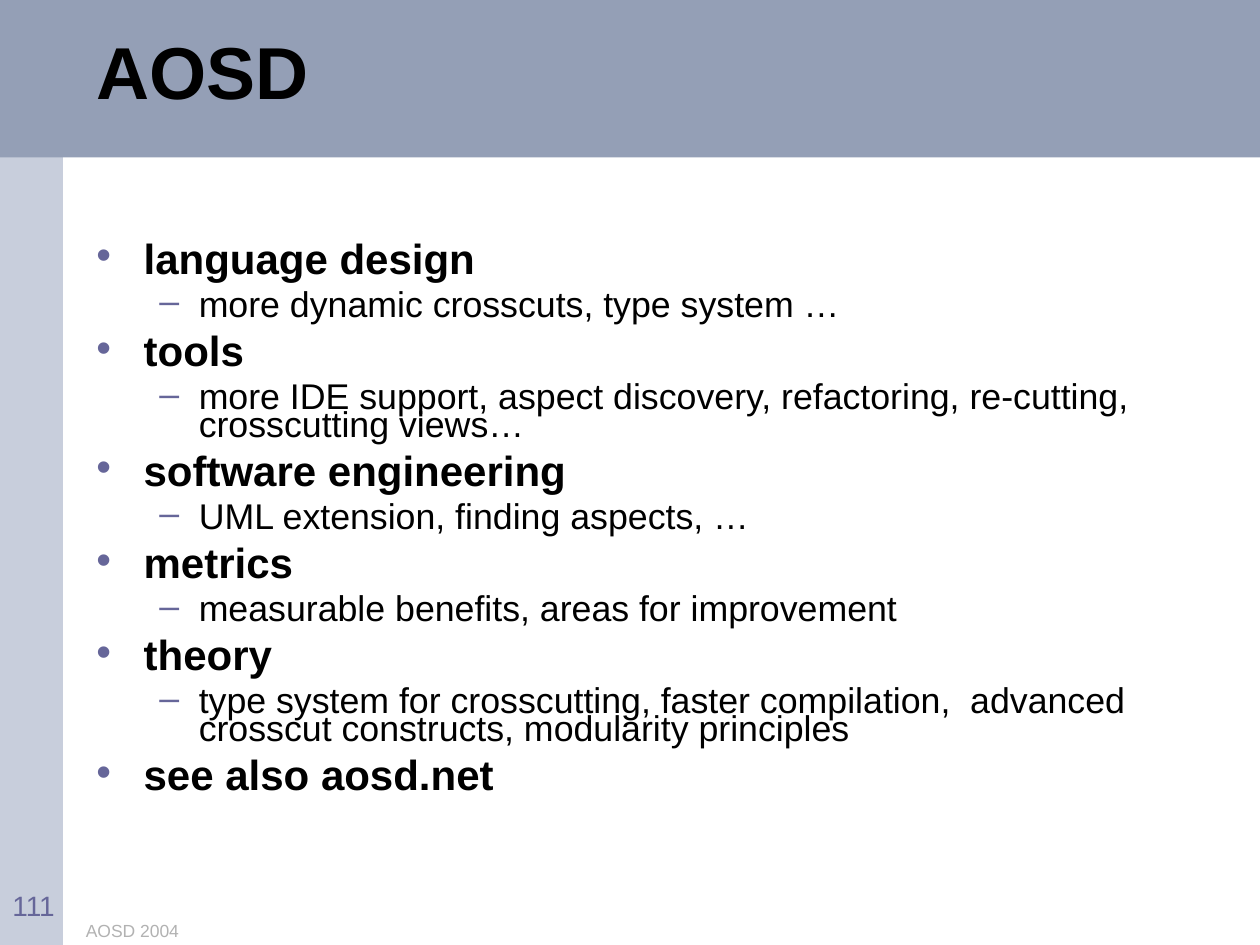
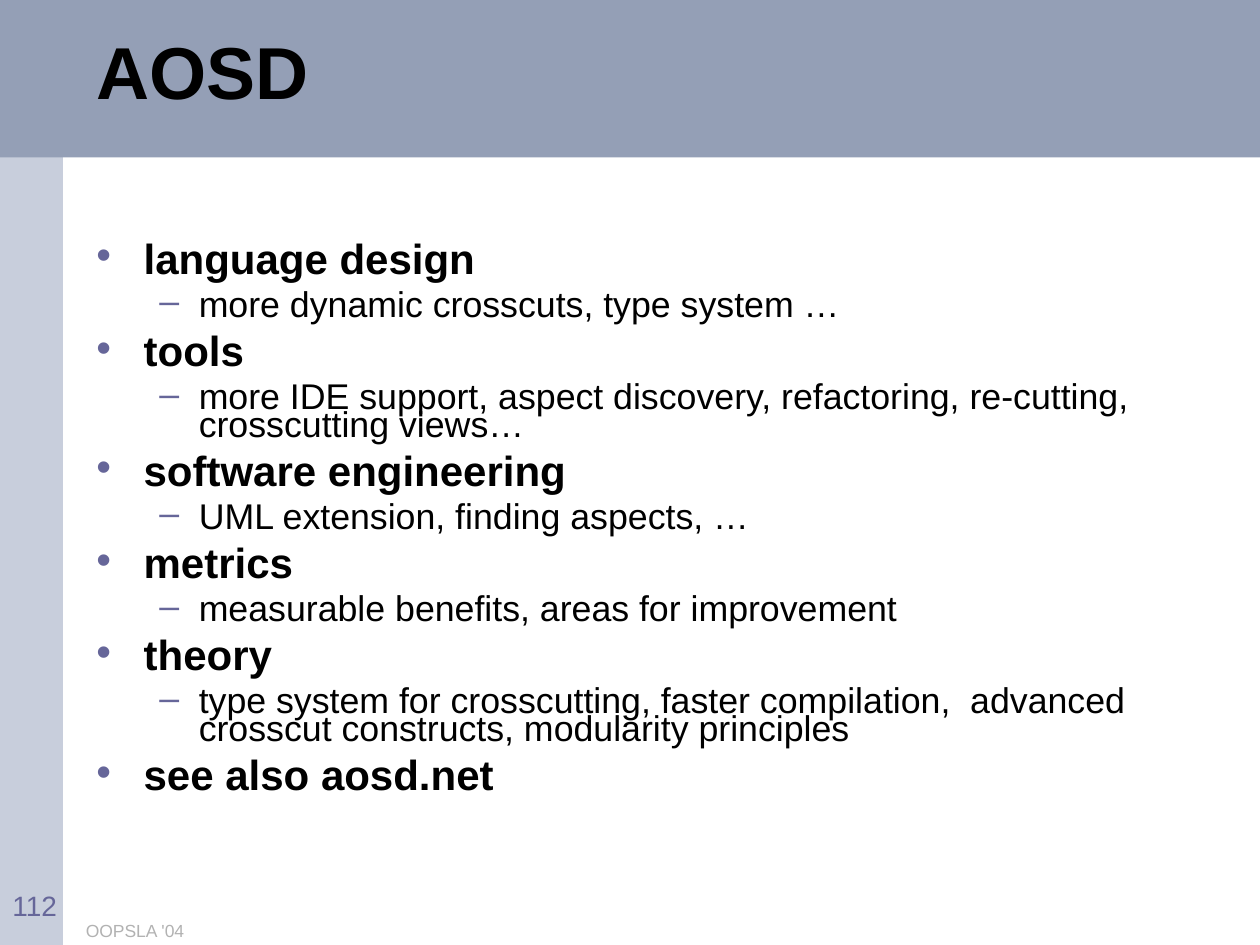
Before and after one commit to eclipse-aspectj/aspectj, a slide deck: slide 112 of docs/teaching/tutorial.ppt (slide 111 before the commit). Drawn at 1260x945 pixels with LibreOffice and Linux fonts; fonts in the diff are those of the drawing. Boxes give left, top, right and bottom in pixels: in the first picture for what was removed or moved away, otherwise in the second. Text is boxed around its words. In the diff, an @@ line names an element or a change of style, - is before the commit and + after.

Commit message:
edits for submission to OOPSLA 2004   minor cleanups/formatting for OOPSLA   added around/proceed caching example

```diff
--- a/docs/teaching/tutorial.ppt
+++ b/docs/teaching/tutorial.ppt
@@ page number at (x1=12, y1=896, x2=56, y2=916): text changed @@
-111
+112
@@ text at (x1=86, y1=925, x2=184, y2=937): text changed @@
-AOSD 2004
+OOPSLA '04
```
Also in this commit, not shown: 114 other slides changed, 1 slide added.
